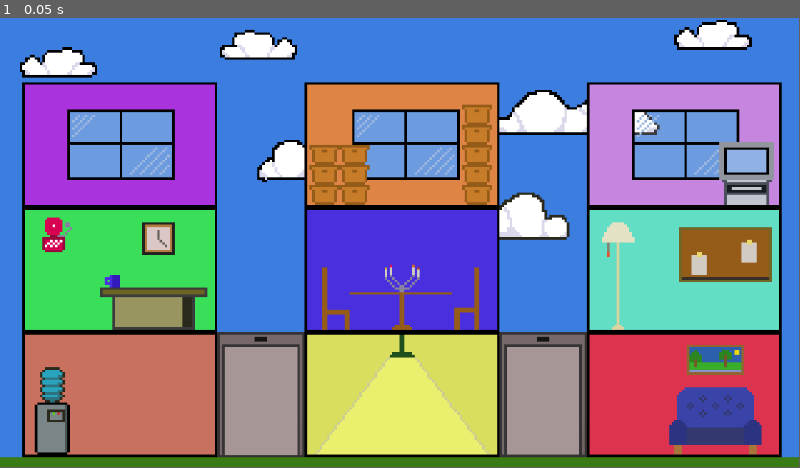
Above: before the commit, frame 1.
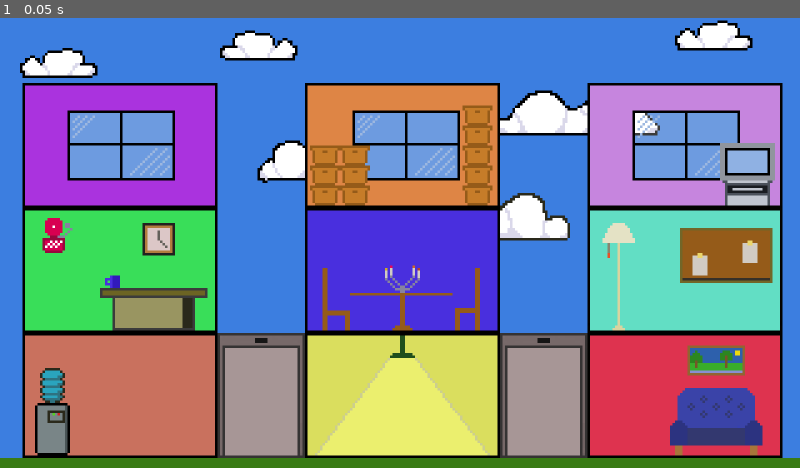
Above: after the commit, the same moment.

Repository: gunarp/gjds-game-jam2
Game: Godot game, scene res://scenes/main.tscn
The game is run twice, just before and just after one commit, with the same random seed, the same clock (stepped at 60 frames per second) and the same inputs.
Inputs:
- Up to frame 1 (0.05 s): no input
In our replay, the window is 799x449 before the commit and 800x450 after it. These sizes can differ from the game's own. Grey fills any space a smaller window leaves; there, only what the larger window draws over its background counts as a difference.

The runs differ from the first frame. In frame 1, 7.3% of the frame differs, in the area x 0-100%, y 0-98%.

Commit message:
change resolution and fix scaling issues

Diff:
--- a/project.godot
+++ b/project.godot
@@ -14,6 +14,11 @@
 run/main_scene="uid://c4gmnfmha0w34"
 config/features=PackedStringArray("4.4", "GL Compatibility")
 config/icon="res://icon.svg"
+
+[display]
+
+window/size/viewport_width=1280
+window/size/viewport_height=720
 
 [input]
 
--- a/scenes/game/elevator.tscn
+++ b/scenes/game/elevator.tscn
@@ -1,12 +1,13 @@
 [gd_scene load_steps=3 format=3 uid="uid://vfhxw5n8bujt"]
 
 [ext_resource type="Script" uid="uid://c6s2g3n7pv75c" path="res://scripts/game/elevator.gd" id="1_j2jxn"]
-[ext_resource type="Texture2D" uid="uid://c51ckrrx3wxen" path="res://resource/assets/art/elevator_open.png" id="2_ycujj"]
+[ext_resource type="Texture2D" uid="uid://d25nyvwsybslm" path="res://resource/assets/art/elevator_open.png" id="2_ycujj"]
 
 [node name="Elevator" type="Node2D"]
 script = ExtResource("1_j2jxn")
 
 [node name="TextureRect" type="TextureRect" parent="."]
-offset_right = 40.0
-offset_bottom = 40.0
+offset_right = 35.0
+offset_bottom = 50.0
 texture = ExtResource("2_ycujj")
+stretch_mode = 2
--- a/scenes/game/level.tscn
+++ /dev/null
@@ -1,7 +0,0 @@
-[gd_scene load_steps=2 format=3 uid="uid://j7mbbuncxa38"]
-
-[ext_resource type="Script" uid="uid://thucii217obx" path="res://scripts/game/level.gd" id="1_gttig"]
-
-[node name="Level" type="Node2D"]
-scale = Vector2(1.01613, 1)
-script = ExtResource("1_gttig")
--- a/scenes/levels/level_1.tscn
+++ b/scenes/levels/level_1.tscn
@@ -13,20 +13,17 @@
 initial_level_json = "res://resource/levels/level_1.json"
 
 [node name="TextureRect" type="TextureRect" parent="."]
-offset_top = -1.0
 offset_right = 320.0
-offset_bottom = 179.0
-scale = Vector2(3.60065, 3.60776)
+offset_bottom = 180.0
 texture = ExtResource("2_sk5k4")
+stretch_mode = 2
 
 [node name="ElevatorLeft" parent="." instance=ExtResource("4_x42e6")]
-position = Vector2(313, 453)
-scale = Vector2(3.16212, 3.62433)
+position = Vector2(87, 126)
 max_height = 2
 
 [node name="ElevatorRight" parent="." instance=ExtResource("4_x42e6")]
-position = Vector2(720, 453)
-scale = Vector2(3.15674, 3.62242)
+position = Vector2(200, 126)
 max_height = 2
 kind = 1
 
--- a/scenes/main.tscn
+++ b/scenes/main.tscn
@@ -6,6 +6,7 @@
 [node name="Main" type="Node"]
 
 [node name="Level1" parent="." instance=ExtResource("1_o5qli")]
+scale = Vector2(4, 4)
 
 [node name="AudioStreamPlayer2D" type="AudioStreamPlayer2D" parent="."]
 stream = ExtResource("2_0wfyh")
--- a/scripts/game/level_state.gd
+++ b/scripts/game/level_state.gd
@@ -42,6 +42,7 @@
         buildings[building_id].push_back(-1)
       else:
         # ? Quite a bit of opportunity to clean this up later
+        # ! Need to assign room global position
         var room = Room.new(room_raw["room_id"] as int, room_raw["max_size"] as int)
         room.name = "room_" + str(room_raw["room_id"] as int)
         add_child(room)
Not shown, changed: resource/assets/art/elevator_open.png.import
Binary file removed: resource/assets/art/elevators_2.png
Not shown, removed: resource/assets/art/elevators_2.png.import
Binary file removed: resource/assets/art/elevators_3.png
Not shown, removed: resource/assets/art/elevators_3.png.import
Binary file removed: resource/assets/art/level_1.png
Not shown, removed: resource/assets/art/level_1.png.import
